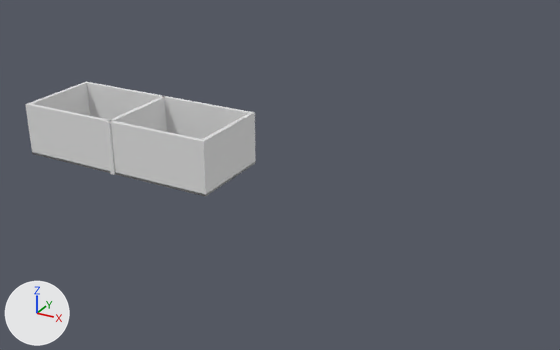
The Blender file school_building.blend, before and after one commit.
Before and after are seen from a 50 mm camera at (22.6, -30.3, 16.9) aimed at (4.8, 2.0, 0.7). The lights are fixed; the arrows at lower left show +X, +Y and +Z.

Names of what the first picture shows: 'Baseboard', 'Room', 'Room.001'.
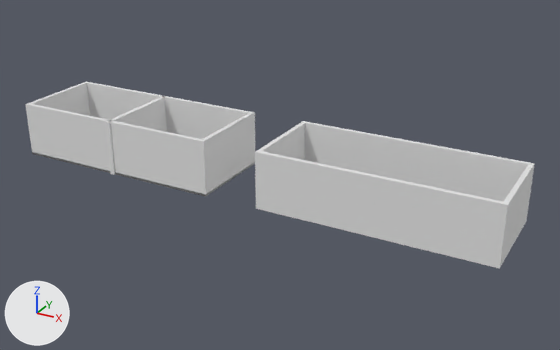
The edits, one by one:
Object 'Room.002' (ob_room_002) is new; it shows a copy of the mesh of ob_room.
Its location is (4.96, -0.73, 0.0).
It gains a SOLIDIFY modifier named 'Solidify'.
Modifier setting: thickness = 0.23.
Modifier setting: use_even_offset = True.
Modifier setting: use_quality_normals = True.

Pixel boxes [x1, y1, x2, y2] of what changed, in the pictures (560 x 350 px):
'Room.002', added: after [255, 121, 535, 269]
